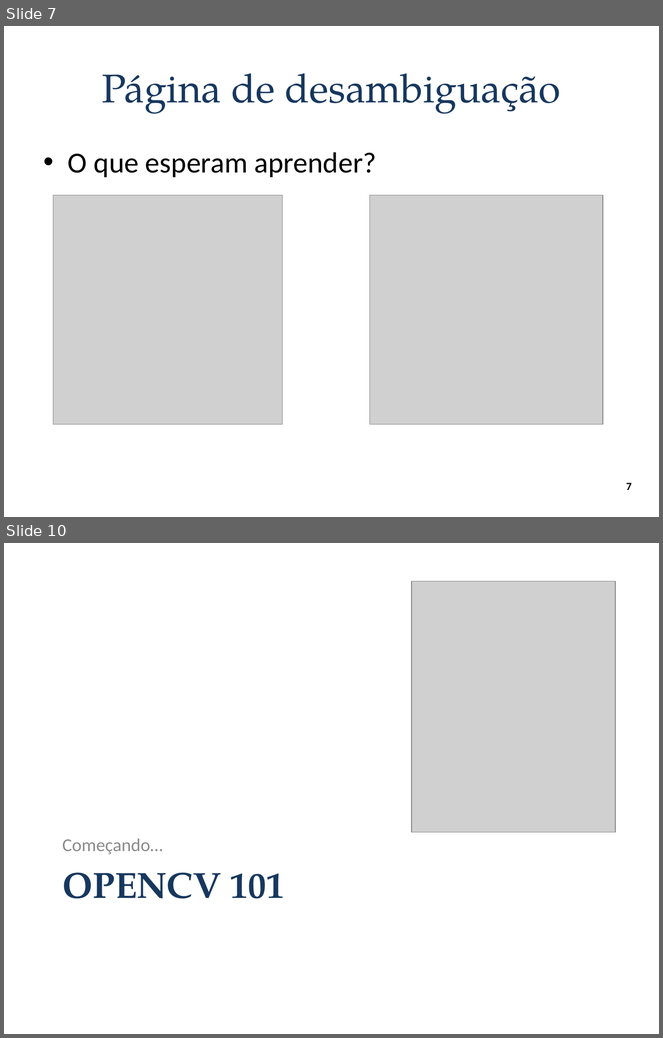
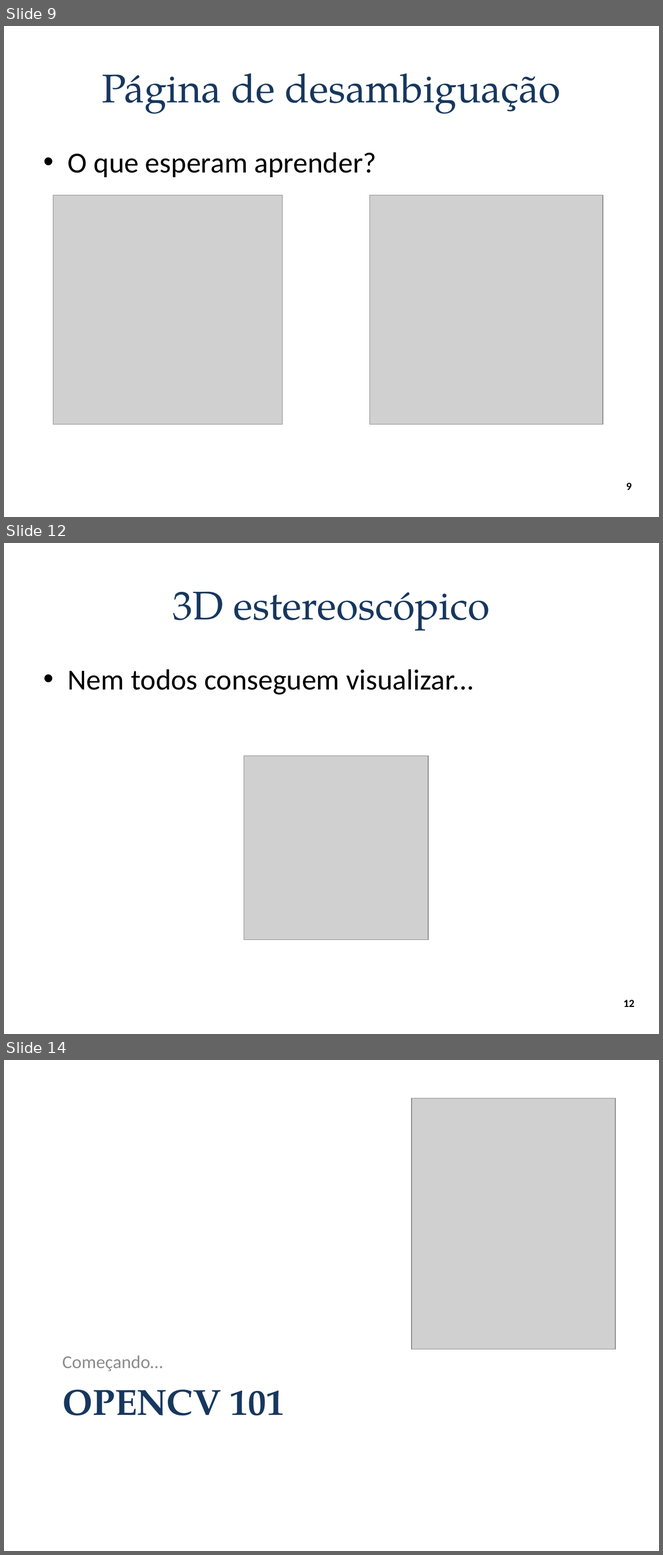
Before and after one commit to andrecurvello/tests-zingarelli, a slide deck: 1-Meus-Artigos/Minicurso-SemComp2011/minicurso-SemComp2011.pptx. Shown one above the other, each under a label of ours: slides 7 and 10 before the commit, slides 9, 12 and 14 after it; the slides between them are not shown. The pictures are 663x1038 and 663x1555 pixels, drawn with LibreOffice and Linux fonts; fonts in the diff are those of the drawing; grey boxes stand for pictures; background and template pictures are left out. Boxes give left, top, right and bottom in pixels: in the first picture for what was removed or moved away, otherwise in the second. Text is boxed around its words. In the diff, an @@ line names an element or a change of style, - is before the commit and + after.

```diff
--- a/1-Meus-Artigos/Minicurso-SemComp2011/minicurso-SemComp2011.pptx
+++ b/1-Meus-Artigos/Minicurso-SemComp2011/minicurso-SemComp2011.pptx
@@ slide 12 added at (4, 543, 659, 1034), background #FFFFFF @@
@@ title added at (172, 591, 490, 631), 44 pt, text #17375E @@
+3D estereoscópico
@@ text added at (68, 669, 474, 695), 32 pt, text #000000 @@
+• Nem todos conseguem visualizar...
@@ picture added at (244, 756, 428, 940) @@
@@ page number added at (624, 1000, 635, 1007), 12 pt, text #000000, bold @@
+12
@@ what was slide 7 is now slide 9 @@
@@ page number at (626, 483, 632, 490): text changed @@
-7
+9
@@ what was slide 10 is now slide 14 @@
```
Also in this commit, not shown: 7 slides changed, 4 other slides added, 1 slide removed, 15 other files.
